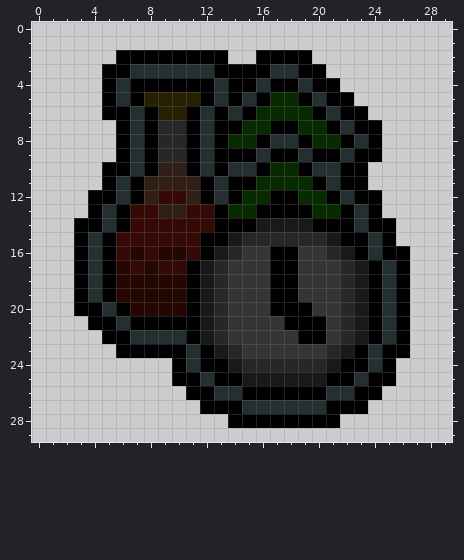
File history of a pixel-art sprite, prayer/preserve_disabled.png. Above is the file before it was changed.
The file is 30x30 pixels. Pixels under 10% opacity are left out. Colours within 5 levels of each other are drawn and written as one.
The result:
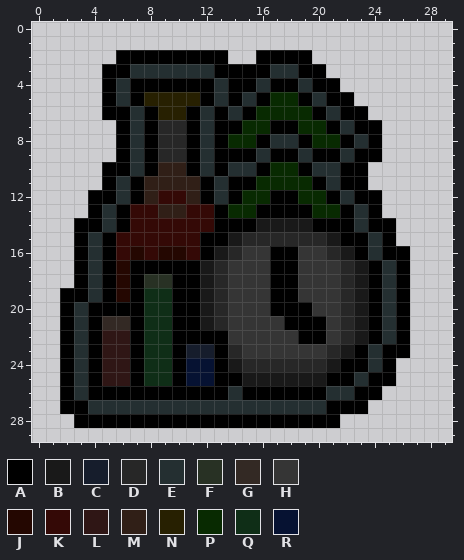
Palette (. is transparent): A #000000  B #191919  C #161d2c  D #272727  E #242f31  F #283124  G #332924  H #353535  J #240701  K #340906  L #2f1615  M #301f17  N #272001  P #082a01  Q #0f2e17  R #061232
Diff:
Colour A is added in rows 19 to 21 at x 2; in rows 22 to 23 at x 2 and 4; in rows 24 to 25 at x 2, 4 and 7; in row 26 at x 2 and 4 to 10; in row 27 at x 2 to 3; in row 28 at x 3 to 13.
Colour A replaces colour B in row 22 at x 12; in row 23 at x 13.
Colour A replaces colour D in row 22 at x 13.
Colour A replaces colour E in row 20 at x 5; in row 22 at x 7 and 10; in row 26 at x 13.
Colour A replaces colour J in row 17 at x 8; in rows 18 to 20 at x 7 and 10.
Colour A replaces colour K in row 17 at x 7 and 9 to 10.
Colour C replaces colour A in row 23 at x 12.
Colour C replaces colour E in row 23 at x 11.
Colour E is added in rows 21 to 26 at x 3; in row 27 at x 4 to 11.
Colour E replaces colour A in row 20 at x 3; in row 27 at x 12 to 14.
Colour F replaces colour J in row 18 at x 8 to 9.
Colour G replaces colour A in row 21 at x 5.
Colour G replaces colour E in row 21 at x 6.
Colour L is added in row 23 at x 5; in rows 24 to 25 at x 5 to 6.
Colour L replaces colour A in row 22 at x 5 to 6; in row 23 at x 6.
Colour Q is added in rows 24 to 25 at x 8 to 9.
Colour Q replaces colour A in row 21 at x 8 to 9; in row 23 at x 8 to 9.
Colour Q replaces colour E in row 22 at x 8 to 9.
Colour Q replaces colour J in rows 19 to 20 at x 8 to 9.
Colour R replaces colour A in row 24 at x 12; in row 25 at x 11.
Colour R replaces colour E in row 24 at x 11; in row 25 at x 12.
Where, in picture pixels (left, top, right, bottom), the same in both pictures:
changed: (60, 260, 242, 428)
